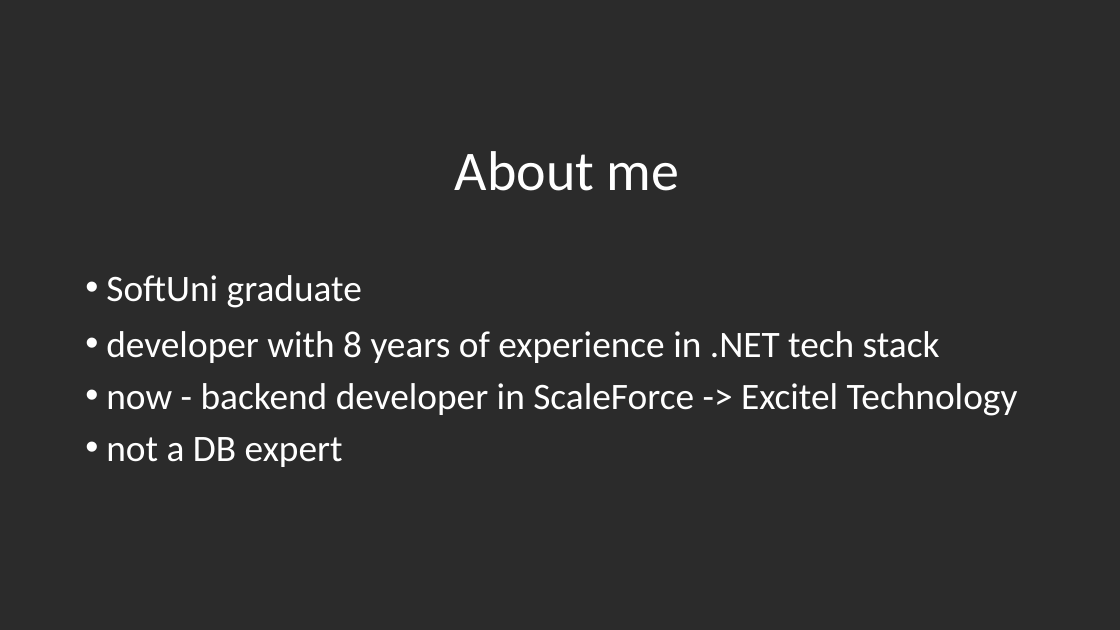
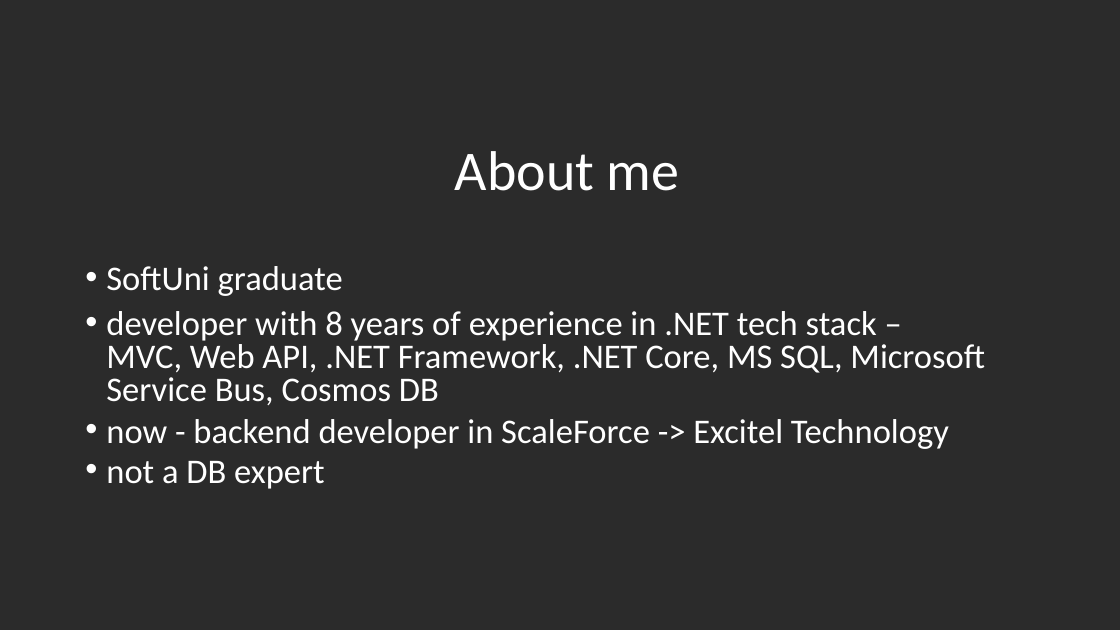
Before and after one commit to GoShow/CosmosDBDemo, a slide deck: slide 2 of Cosmos DB for C# developers.pptx. Drawn at 1120x630 pixels with LibreOffice and Linux fonts; fonts in the diff are those of the drawing; background and template pictures are left out; a plain dark background stands for a picture behind light text. Boxes give left, top, right and bottom in pixels: in the first picture for what was removed or moved away, otherwise in the second. Text is boxed around its words. In the diff, an @@ line names an element or a change of style, - is before the commit and + after.

Commit message:
Update presentation

```diff
--- a/Cosmos DB for C# developers.pptx
+++ b/Cosmos DB for C# developers.pptx
@@ text at [106,266,949,489]: size 32 to 29.6 pt in "SoftUni graduate", "now - backend developer in ScaleForce -> ...", "not a DB expert"; line spacing 1 to 0.8; line spacing 0.9 to 0.7 @@
@@ text at [106,311,985,405]: text changed; size 32 to 29.6 pt @@
-• developer with 8 years of experience in .NET tech stack
+• developer with 8 years of experience in .NET tech stack – MVC, Web API, .NET Framework, .NET Core, MS SQL, Microsoft Service Bus, Cosmos DB
```
Also in this commit, not shown: 5 other slides changed.
